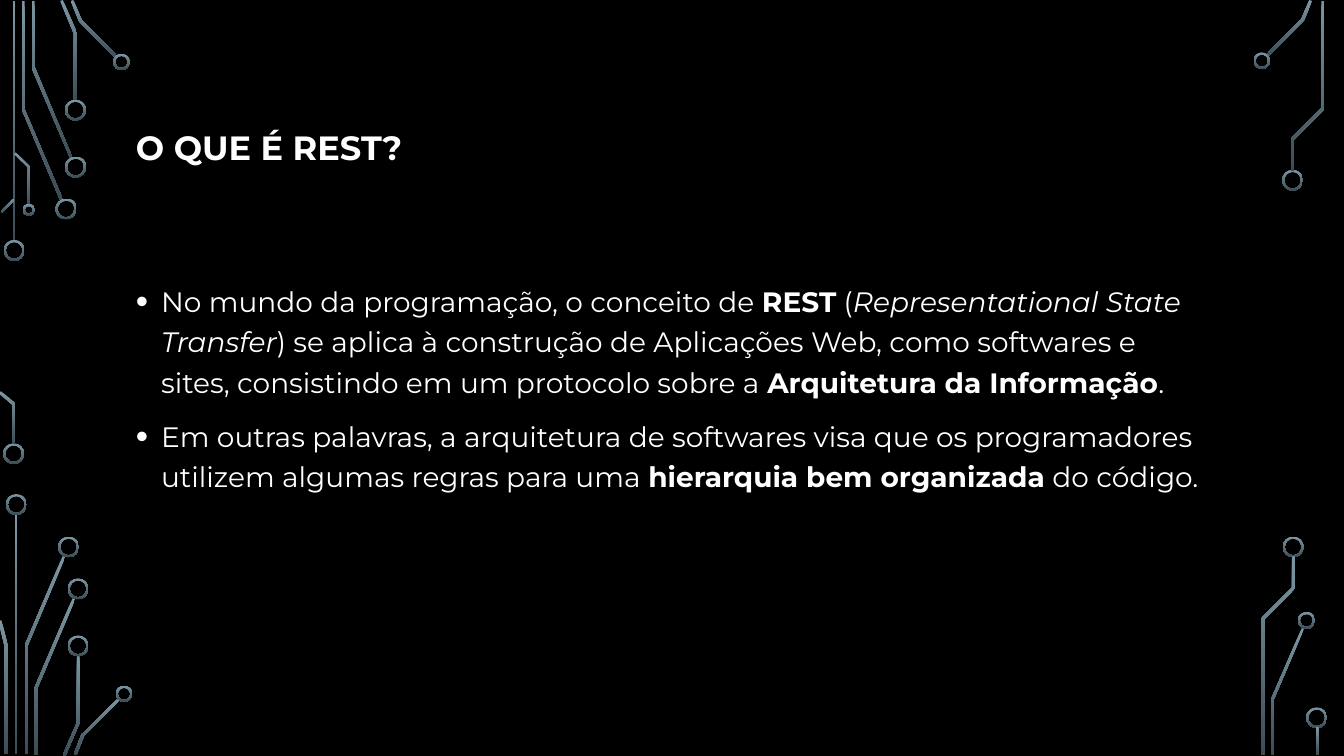
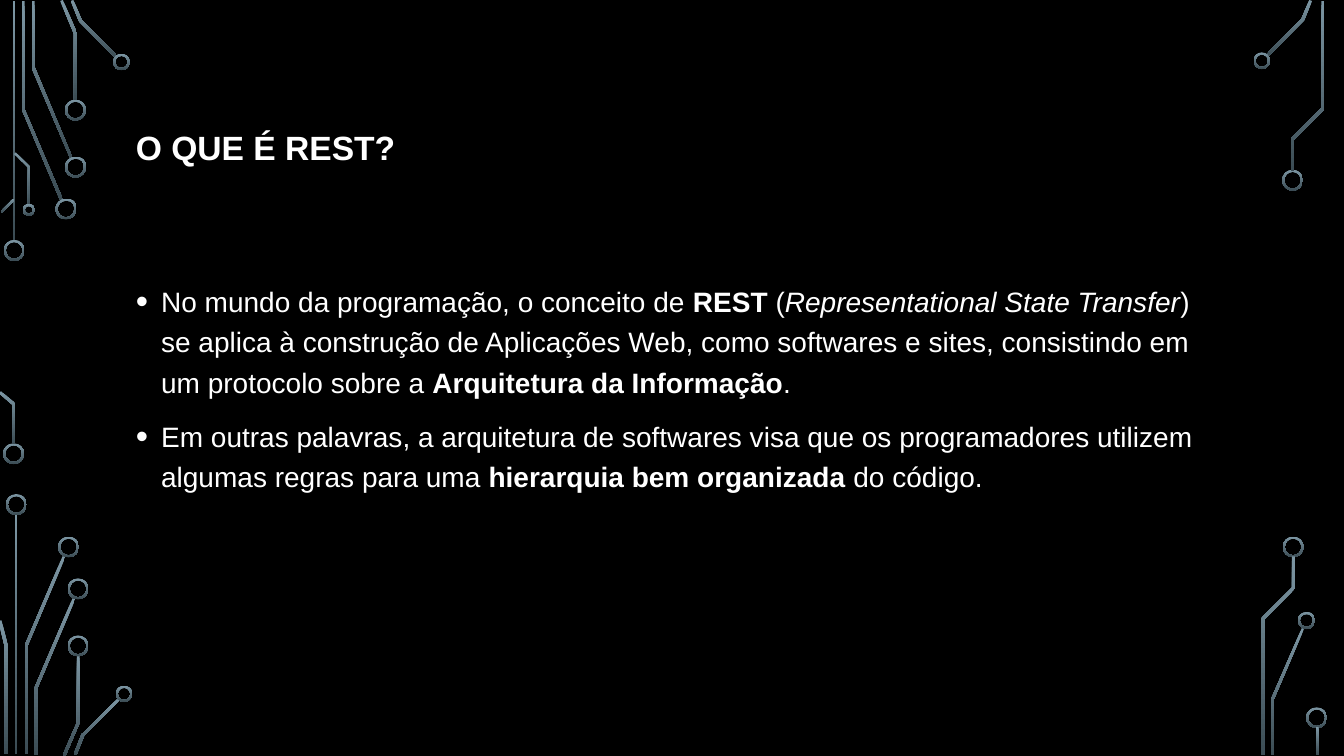
Before and after one commit to Arthur-Prates/EAD-21-02-24, a slide deck: slide 4 of PNEAD.pptx. Drawn at 1344x756 pixels with LibreOffice and Linux fonts; fonts in the diff are those of the drawing; background and template pictures are left out. Boxes give left, top, right and bottom in pixels: in the first picture for what was removed or moved away, otherwise in the second. Text is boxed around its words. In the diff, an @@ line names an element or a change of style, - is before the commit and + after.

```diff
--- a/PNEAD.pptx
+++ b/PNEAD.pptx
@@ title "O QUE É REST?" at (136, 133, 395, 167): font Montserrat to Arial @@
@@ text "No mundo da programação, o ..." at (161, 291, 1192, 492): font Montserrat to Arial @@
```
Also in this commit, not shown: 5 other slides changed.
